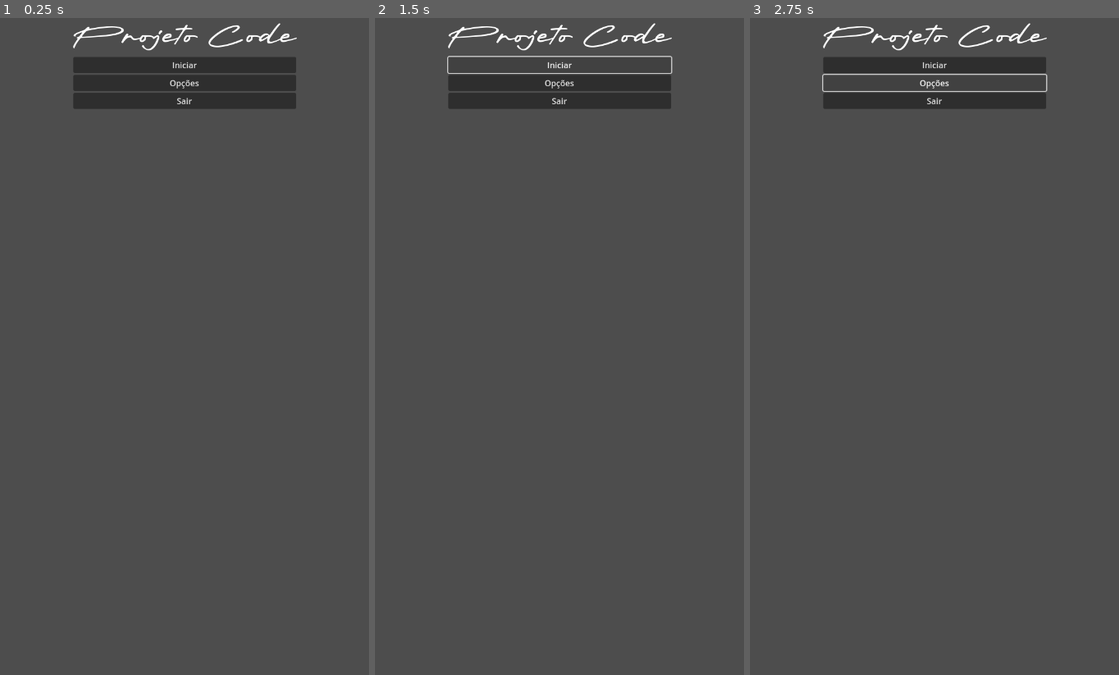
Above: before the commit, frames 1-3 (left to right).
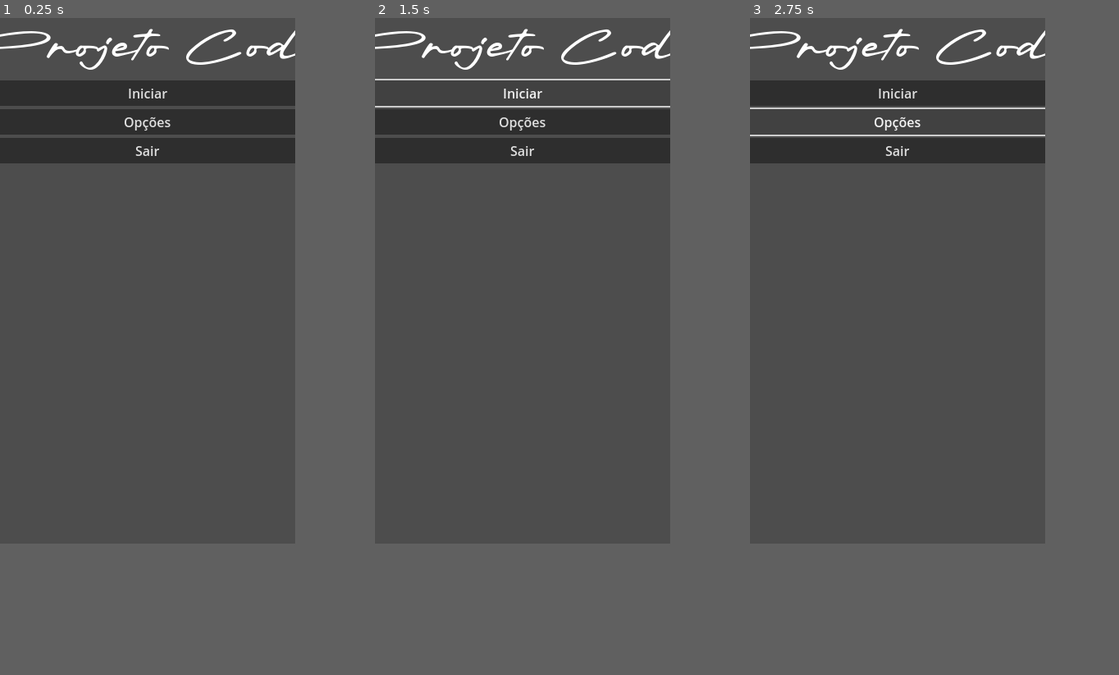
Above: after the commit, the same moments.

Repository: ggxrc/projeto-code
Game: Godot game, scene res://MenuPrincipal.tscn
Same seed, same stepped clock (60 frames per second), same inputs: the game is played once before the commit and once after it.
Inputs:
- Up to frame 1 (0.25 s): no input
- Up to frame 2 (1.5 s): click "Iniciar" at 0.5 s; click "Iniciar" at 1.25 s
- Up to frame 3 (2.75 s): click "Opções" at 2 s
In our replay, the window is 450x800 before the commit and 360x640 after it. These sizes can differ from the game's own. Grey fills any space a smaller window leaves; there, only what the larger window draws over its background counts as a difference.

The runs differ from the first frame. In frame 1, 10% of the frame differs, in the area x 0-81%, y 0-23%; in frame 2, 8.6%; in frame 3, 7.5%.

Commit message:
mudanças de resolução
apenas diminuindo a resolução do viewport

Diff:
--- a/project.godot
+++ b/project.godot
@@ -17,8 +17,8 @@
 
 [display]
 
-window/size/viewport_width=720
-window/size/viewport_height=1280
+window/size/viewport_width=360
+window/size/viewport_height=640
 window/stretch/aspect="expand"
 window/handheld/orientation=5
 
